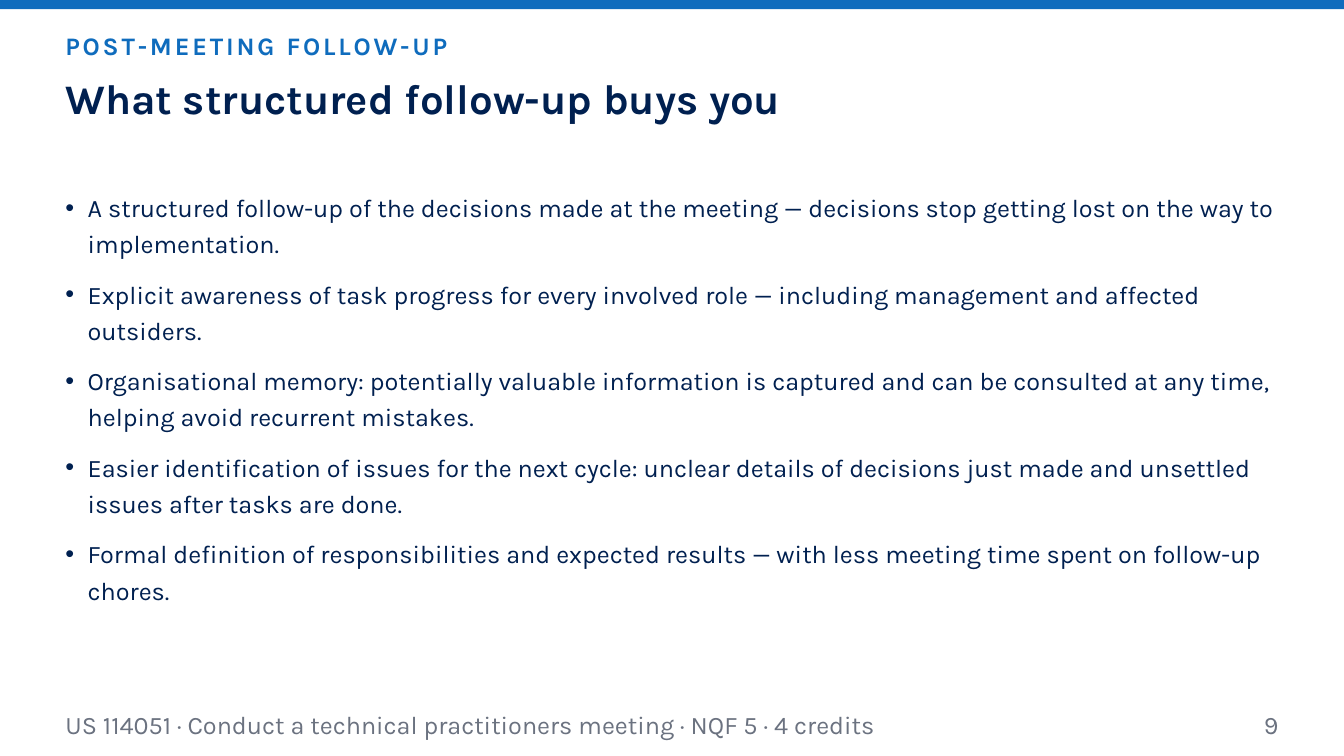
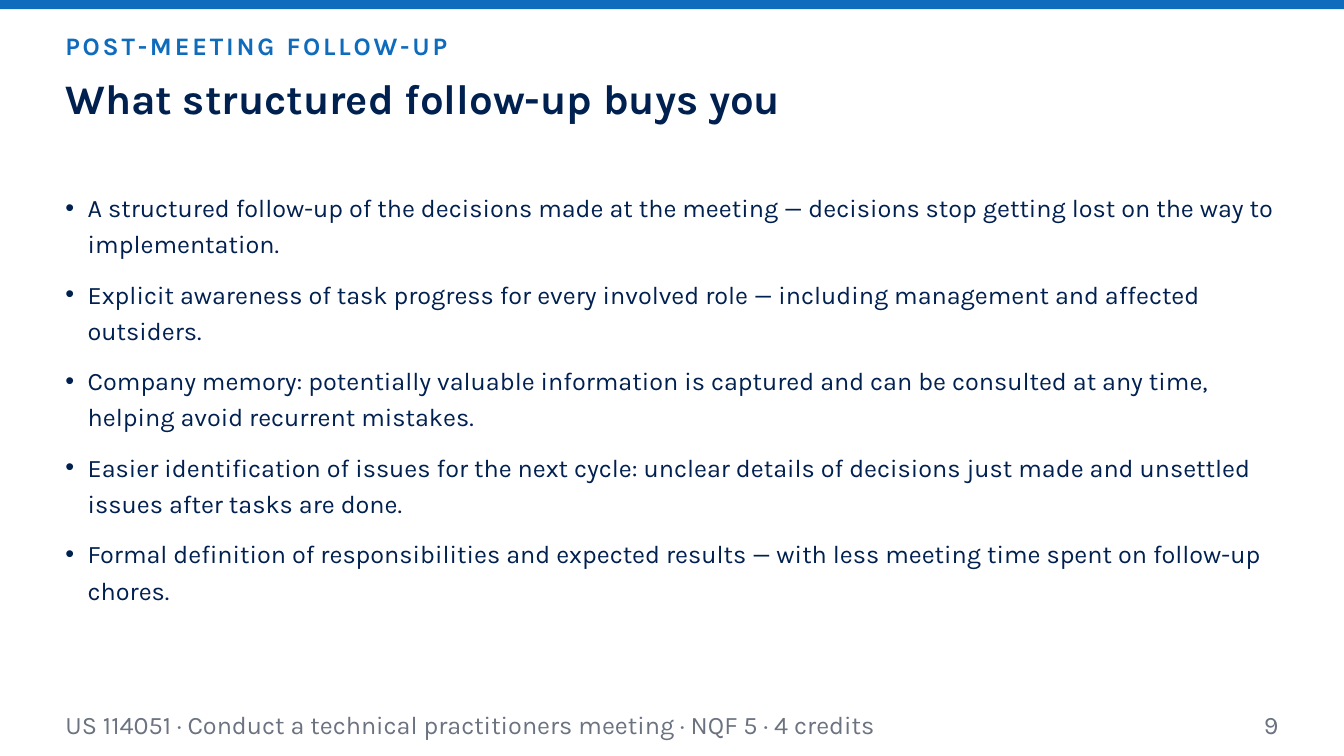
Before and after one commit to andrekyle/ITsystemsupport, a slide deck: slide 9 of public/downloads/US-114051-L4-Post-Meeting-Follow-Up.pptx. Drawn at 1344x756 pixels with LibreOffice and Linux fonts; fonts in the diff are those of the drawing. Boxes give left, top, right and bottom in pixels: in the first picture for what was removed or moved away, otherwise in the second. Text is boxed around its words. In the diff, an @@ line names an element or a change of style, - is before the commit and + after.

```diff
--- a/public/downloads/US-114051-L4-Post-Meeting-Follow-Up.pptx
+++ b/public/downloads/US-114051-L4-Post-Meeting-Follow-Up.pptx
@@ text at (88, 372, 1208, 432): text changed @@
-• Organisational memory: potentially valuable information is captured and can be consulted at any time, helping avoid recurrent mistakes.
+• Company memory: potentially valuable information is captured and can be consulted at any time, helping avoid recurrent mistakes.
```
Also in this commit, not shown: 2 other slides changed, 19 other files.
